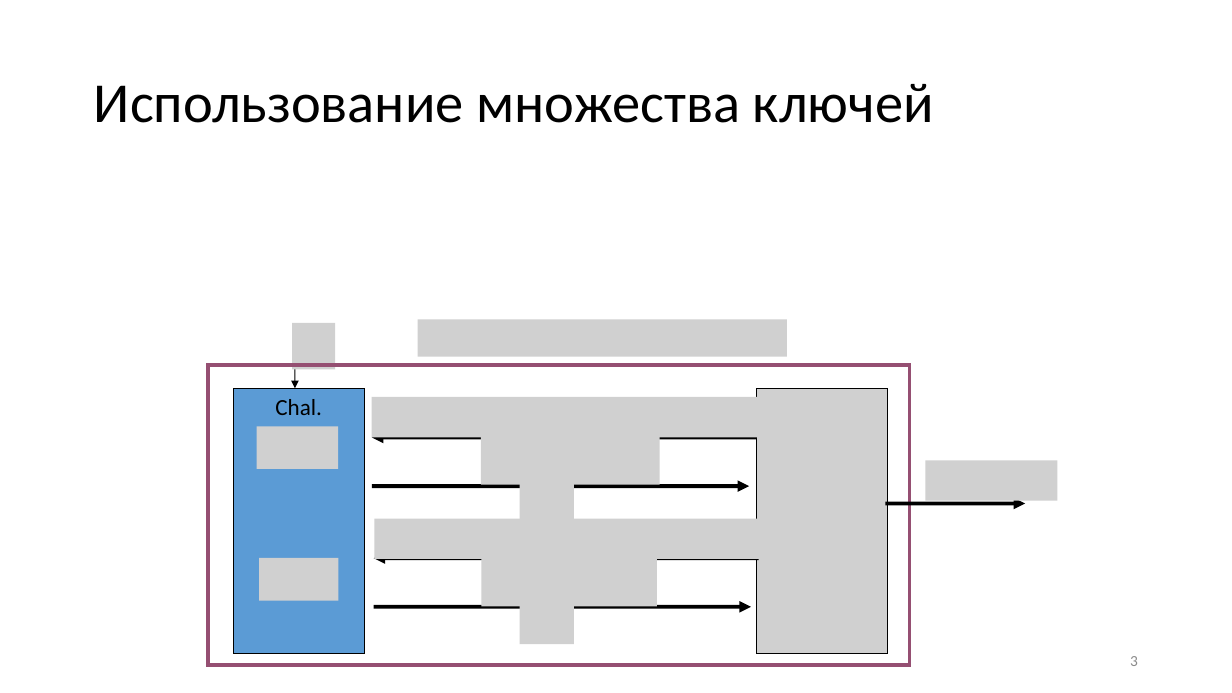
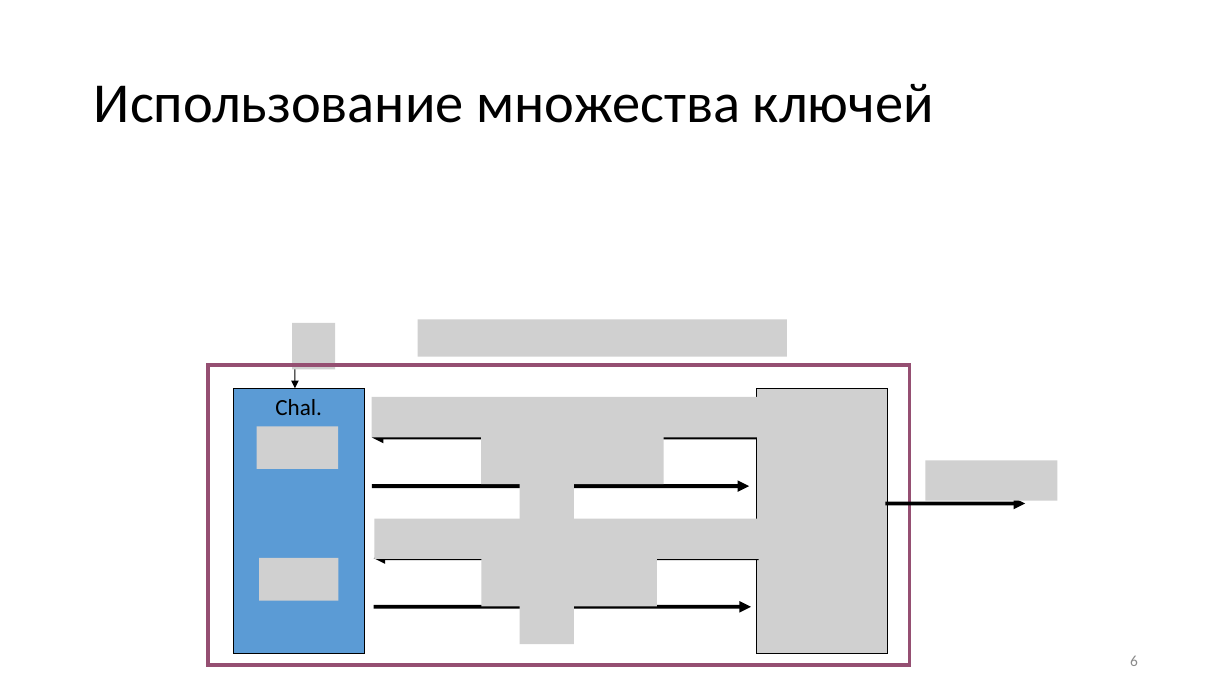
Before and after one commit to CryptoCourse/CryptoLectures, a slide deck: slide 6 of Lectures/Lecture7.pptx (slide 3 before the commit). Drawn at 1232x693 pixels with LibreOffice and Linux fonts; fonts in the diff are those of the drawing; grey boxes stand for pictures. Boxes give left, top, right and bottom in pixels: in the first picture for what was removed or moved away, otherwise in the second. Text is boxed around its words. In the diff, an @@ line names an element or a change of style, - is before the commit and + after.

```diff
--- a/Lectures/Lecture7.pptx
+++ b/Lectures/Lecture7.pptx
@@ picture: place and size @@
-picture at [482, 433, 660, 485]
+picture at [482, 433, 665, 484]
@@ page number at [1130, 655, 1138, 666]: text changed @@
-3
+6
```
Also in this commit, not shown: 4 other slides changed, 3 slides added, 1 other file.
